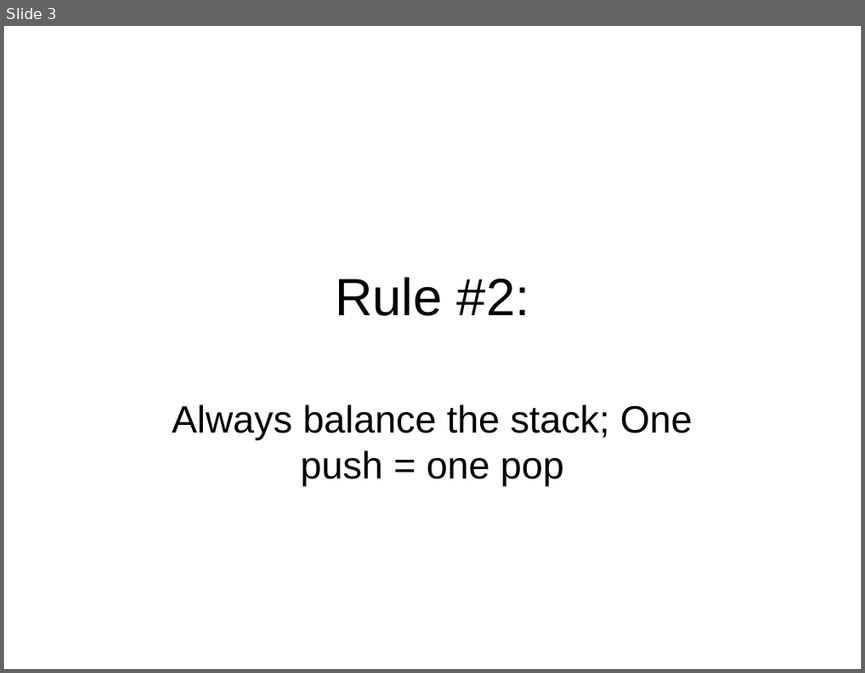
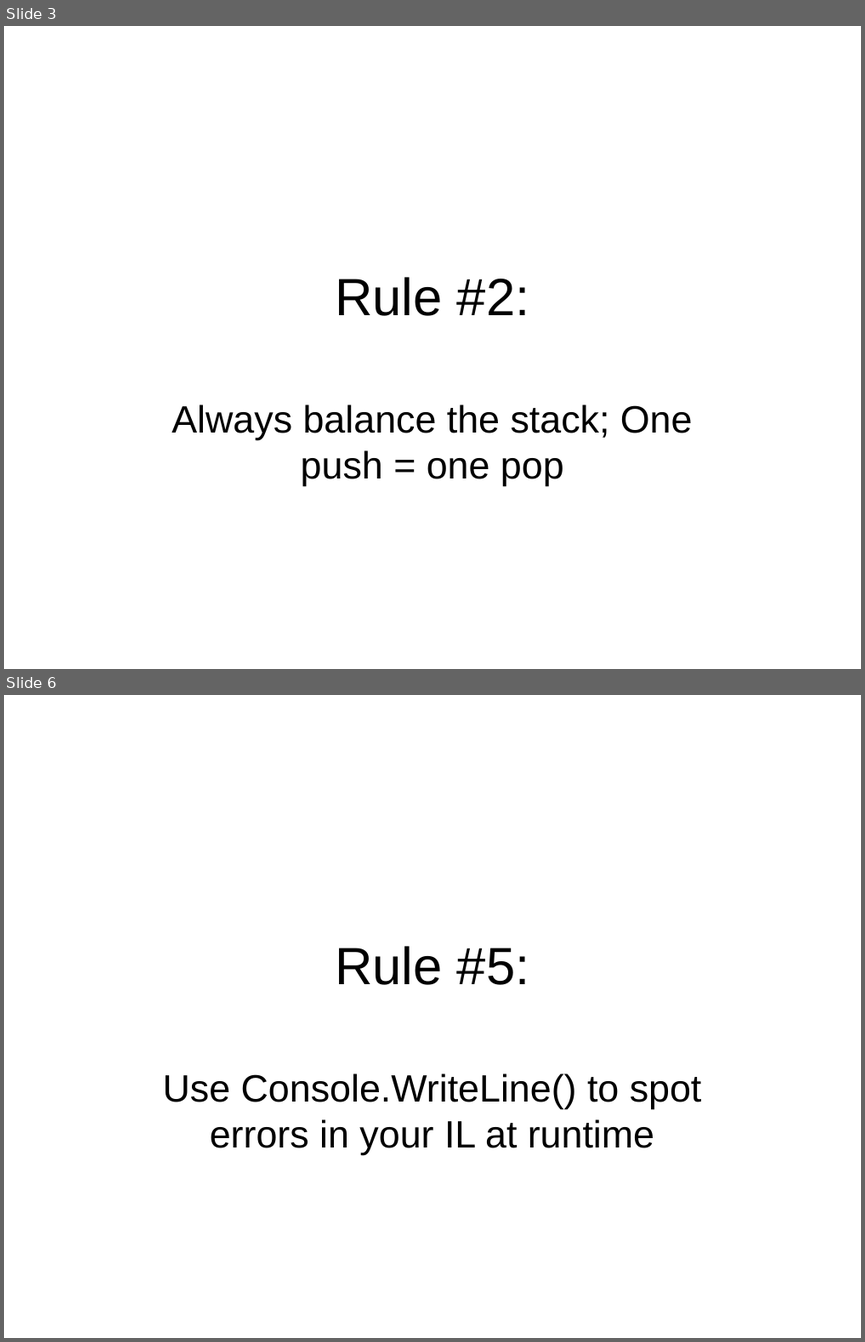
Before and after one commit to philiplaureano/ILRewritingTalk, a slide deck: Ten Simple Rules for Rewriting IL.ppt. Shown one above the other, each under a label of ours: slide 3 before the commit, slides 3 and 6 after it; the slides between them are not shown. The pictures are 865x673 and 865x1342 pixels, drawn with LibreOffice and Linux fonts; fonts in the diff are those of the drawing. Boxes give left, top, right and bottom in pixels: in the first picture for what was removed or moved away, otherwise in the second. Text is boxed around its words. In the diff, an @@ line names an element or a change of style, - is before the commit and + after.

Commit message:
Added sample code for Rule #3

```diff
--- a/Ten Simple Rules for Rewriting IL.ppt
+++ b/Ten Simple Rules for Rewriting IL.ppt
@@ slide 6 added at [4, 695, 861, 1338], background #FFFFFF @@
@@ title added at [335, 946, 530, 985], 44 pt, text #000000 @@
+Rule #5:
@@ subtitle added at [163, 1073, 702, 1155], 32 pt, text #000000 @@
+Use Console.WriteLine() to spot errors in your IL at runtime
```
Also in this commit, not shown: 2 other slides added, 13 other files.
